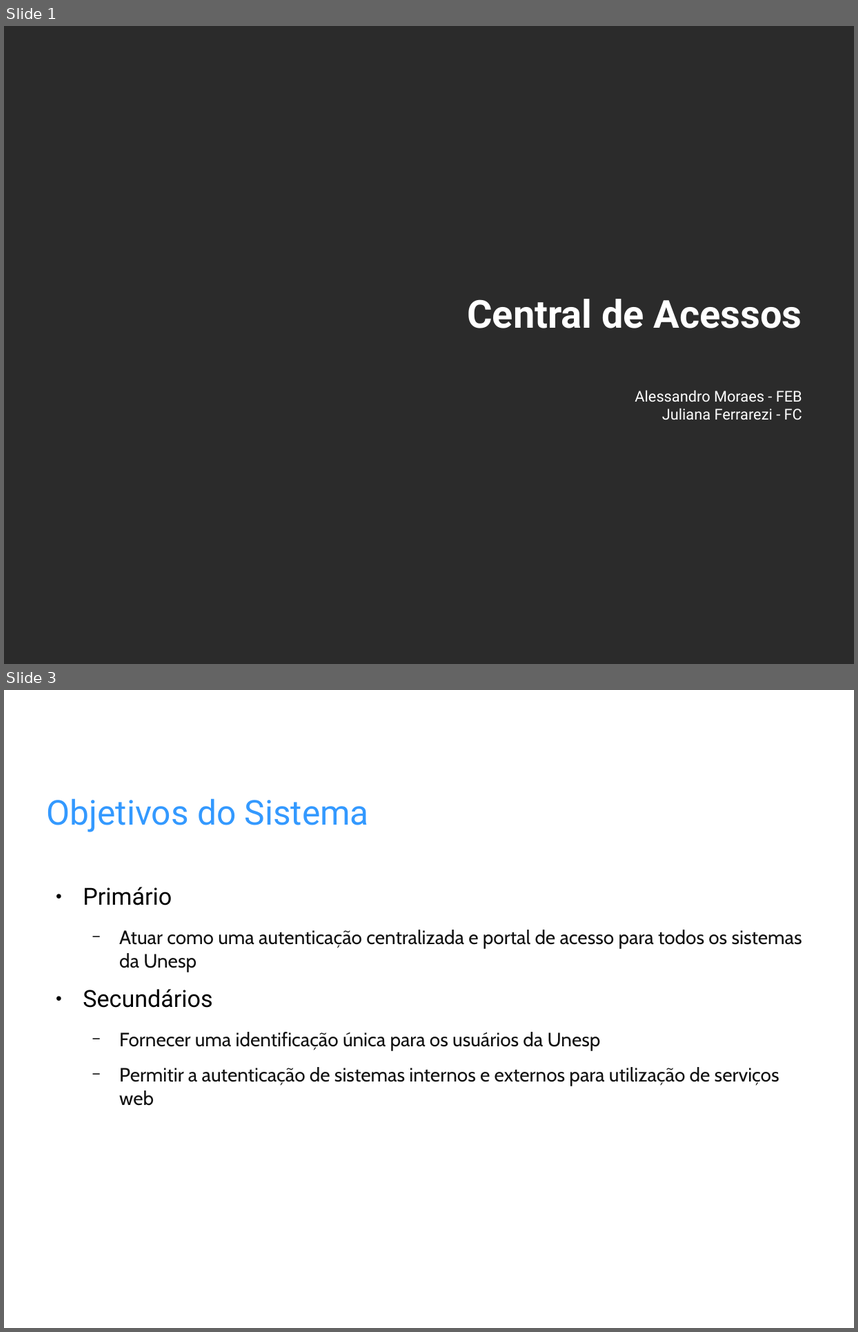
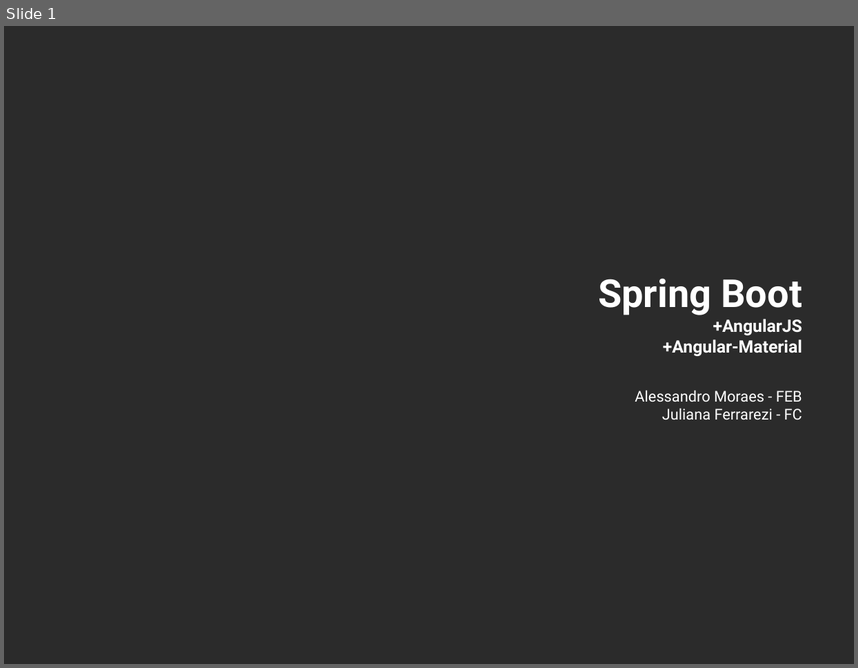
Before and after one commit to amoraes/spring-boot-unesp, a slide deck: etc/Apresentacao-InfoUnesp2016.odp. Shown one above the other, each under a label of ours: slides 1 and 3 before the commit, slide 1 after it; the slides between them are not shown. The pictures are 858x1332 and 858x668 pixels, drawn with LibreOffice and Linux fonts; fonts in the diff are those of the drawing; background and template pictures are left out; a plain dark background stands for a picture behind light text. Boxes give left, top, right and bottom in pixels: in the first picture for what was removed or moved away, otherwise in the second. Text is boxed around its words. In the diff, an @@ line names an element or a change of style, - is before the commit and + after.

```diff
--- a/etc/Apresentacao-InfoUnesp2016.odp
+++ b/etc/Apresentacao-InfoUnesp2016.odp
@@ slide 3 removed at bbox=[4, 690, 854, 1328], background picture (left out) @@
@@ title removed at bbox=[47, 798, 369, 832] @@
-Objetivos do Sistema
@@ text removed at bbox=[83, 887, 802, 1105] @@
-● Primário
-  − Atuar como uma autenticação centralizada e portal de acesso para todos os sistemas da Unesp
-● Secundários
-  − Fornecer uma identificação única para os usuários da Unesp
-  − Permitir a autenticação de sistemas internos e externos para utilização de serviços web
@@ slide 1 changed as well @@
@@ title at bbox=[598, 278, 802, 356]: text changed; size 36 to 16 pt @@
-Central de Acessos
+Spring Boot
++AngularJS
++Angular-Material
```
Also in this commit, not shown: 7 slides added, 13 other slides removed.
